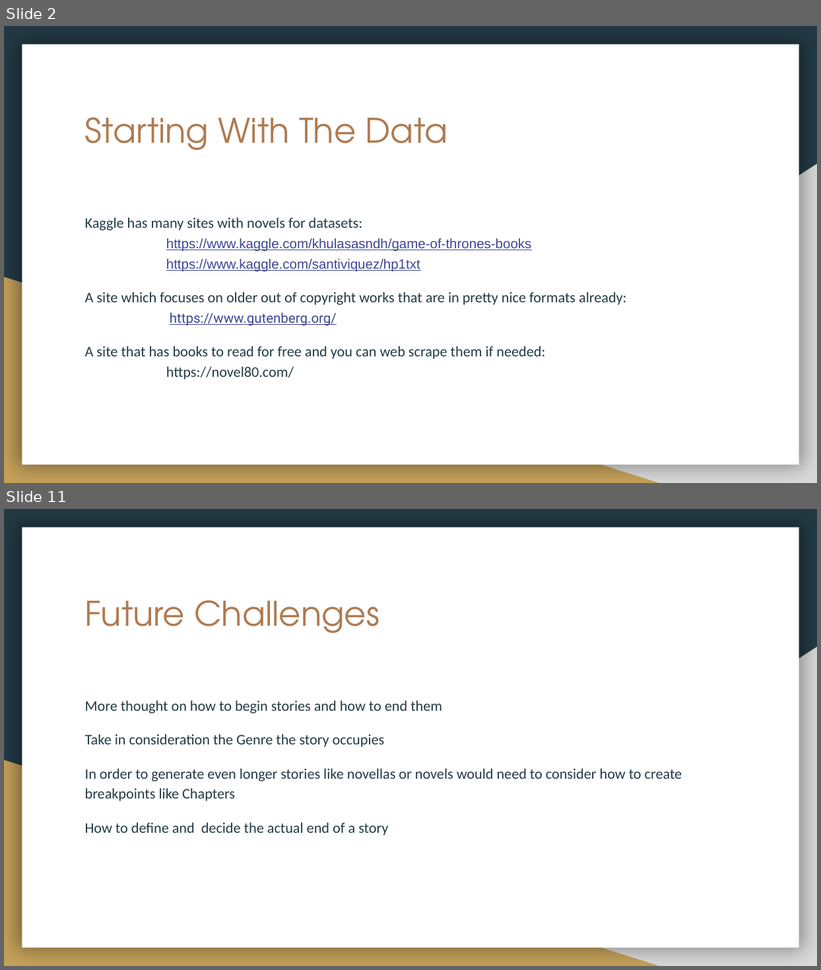
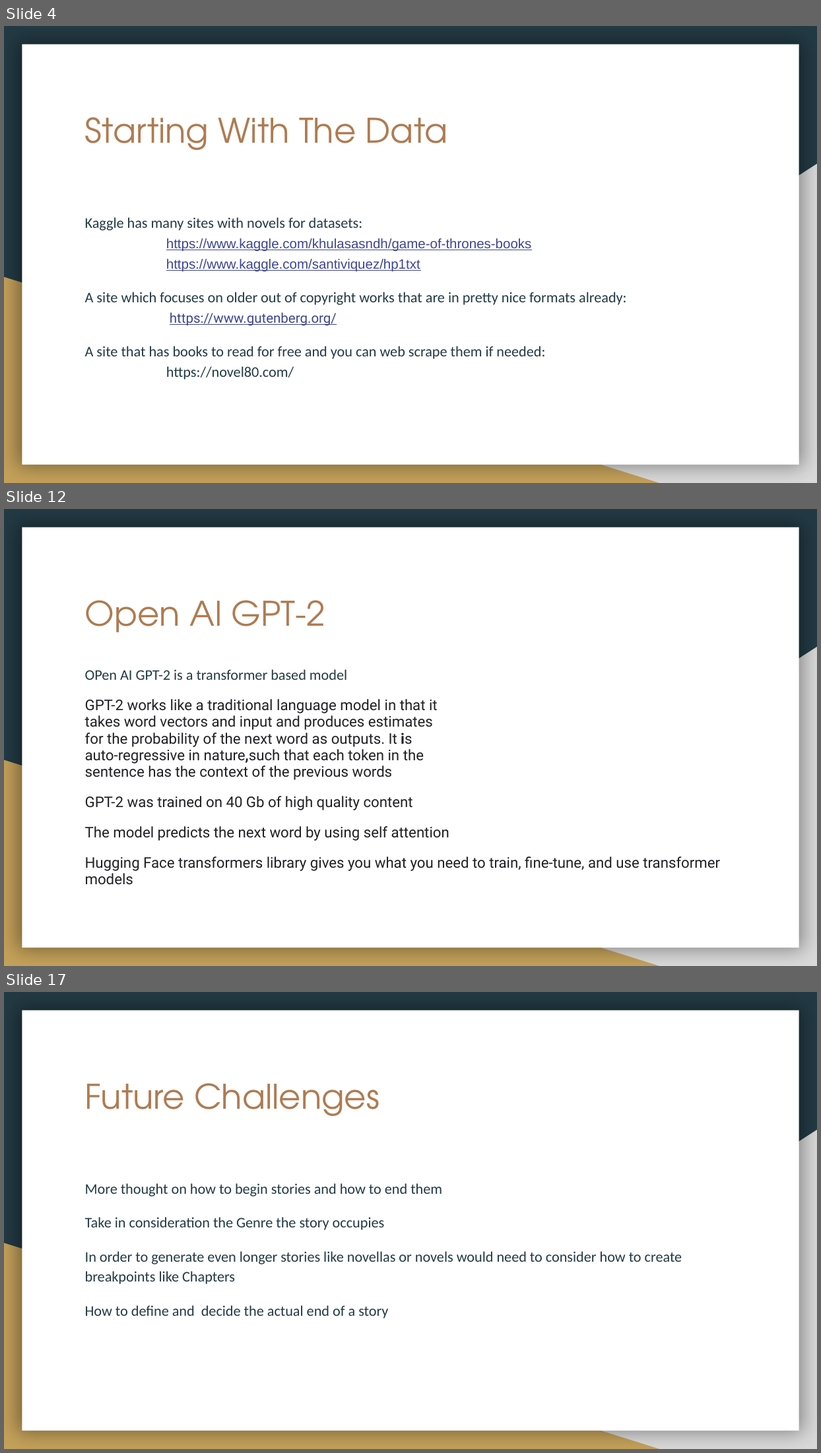
Before and after one commit to dbetzel/Springboard, a slide deck: Capstone3/Capstone3Final/Natural Language Generation Capstone 3.pptx. Shown one above the other, each under a label of ours: slides 2 and 11 before the commit, slides 4, 12 and 17 after it; the slides between them are not shown. The pictures are 821x970 and 821x1453 pixels, drawn with LibreOffice and Linux fonts; fonts in the diff are those of the drawing. Boxes give left, top, right and bottom in pixels: in the first picture for what was removed or moved away, otherwise in the second. Text is boxed around its words. In the diff, an @@ line names an element or a change of style, - is before the commit and + after.

```diff
--- a/Capstone3/Capstone3Final/Natural Language Generation Capstone 3.pptx
+++ b/Capstone3/Capstone3Final/Natural Language Generation Capstone 3.pptx
@@ slide 12 added at (x1=4, y1=509, x2=817, y2=966), background #233A44; not listed: 3 template elements that a slide beside it also shows @@
@@ title added at (x1=85, y1=600, x2=325, y2=632), 30 pt, text #AF7B51 @@
+Open AI GPT-2
@@ text added at (x1=85, y1=669, x2=720, y2=885), 13 pt, text #202124 @@
+OPen AI GPT-2 is a transformer based model
+GPT-2 works like a traditional language model in that it
+takes word vectors and input and produces estimates
+for the probability of the next word as outputs. It is
+auto-regressive in nature,such that each token in the
+sentence has the context of the previous words
+GPT-2 was trained on 40 Gb of high quality content
+The model predicts the next word by using self attention
+Hugging Face transformers library gives you what you need to train, fine-tune, and use transformer models
@@ what was slide 2 is now slide 4 @@
@@ what was slide 11 is now slide 17 @@
```
Also in this commit, not shown: 4 slides changed, 9 other slides added, 4 slides removed.
